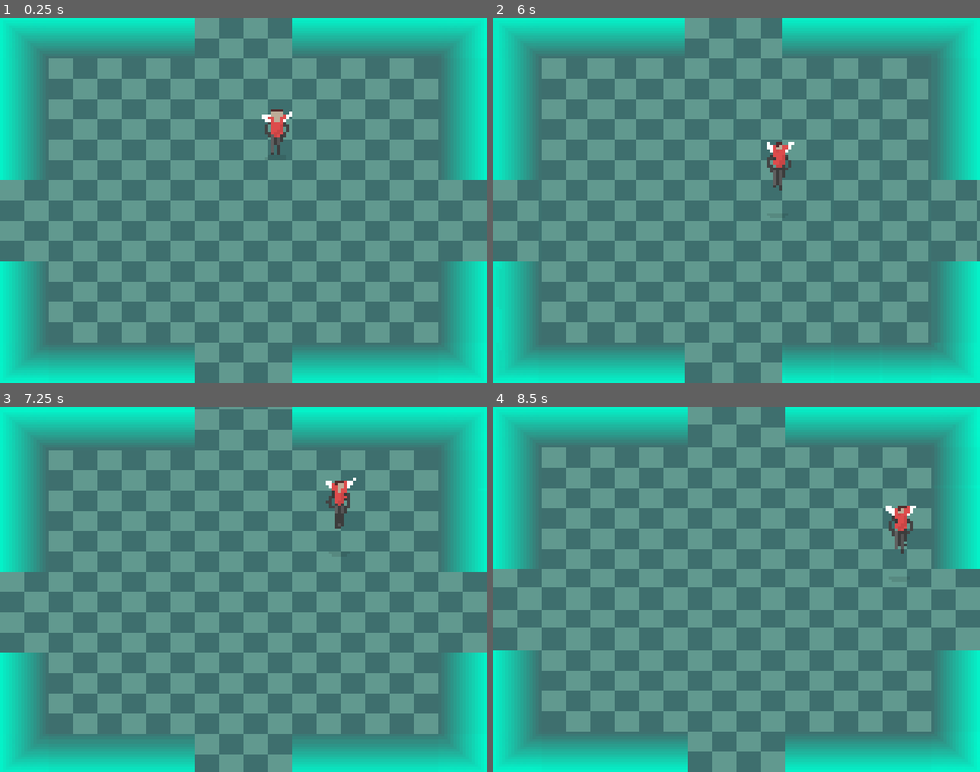
Above: before the commit, frames 1-4 (two rows, left to right).
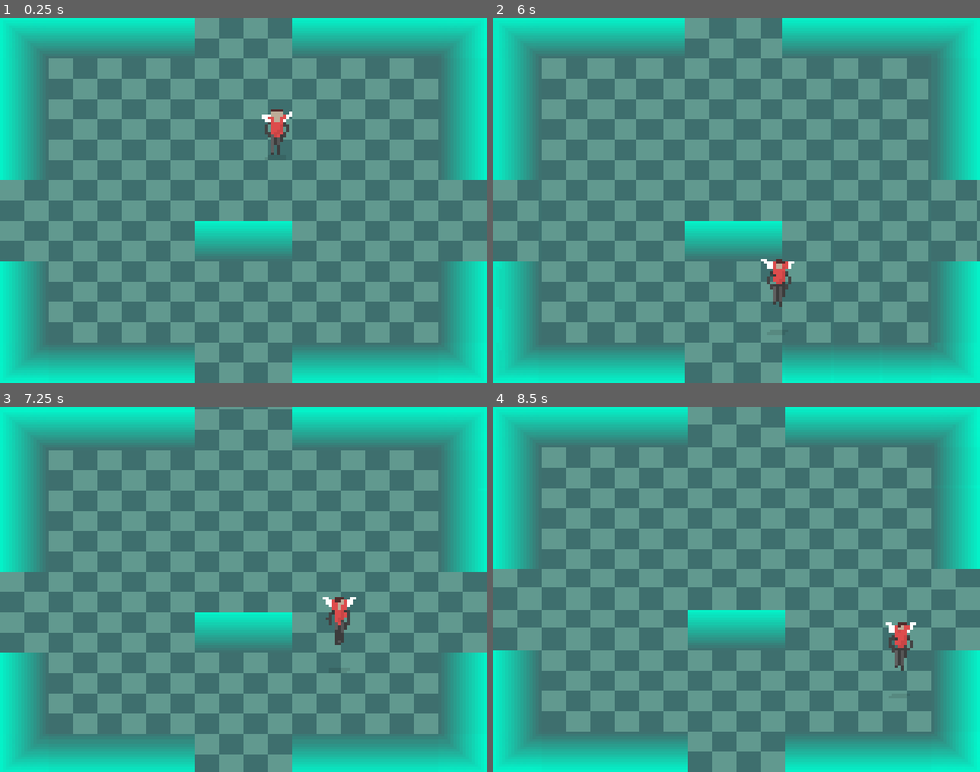
Above: after the commit, the same moments.

Repository: drsounds/game
Game: Godot game, scene res://Game/Scenes/Game.tscn
The game is run twice, just before and just after one commit, with the same random seed, the same clock (stepped at 60 frames per second) and the same inputs.
Inputs:
- Up to frame 1 (0.25 s): no input
- Up to frame 2 (6 s): tap Enter at 0.5 s; hold Right (ui_right) 0.53-1.28 s; hold Space (jump) 0.53-1.28 s; hold Down (ui_down) 1.28-2.03 s; tap Space (jump) at 1.35, 1.52, 1.82, 2.85, 3.02, 3.32, 4.35, 4.52, 4.82, 5.85 s; hold Right (ui_right) 2.03-2.78 s; hold Space (jump) 2.03-2.78 s; hold Up (ui_up) 2.78-3.53 s; hold Space (jump) 3.53-4.28 s; hold Left (ui_left) 3.53-5.03 s; hold Down (ui_down) 5.03-5.78 s; hold Space (jump) 5.03-5.78 s; hold Right (ui_right) from 5.78 s (still down)
- Up to frame 3 (7.25 s): tap Space (jump) at 6.02, 6.32 s; release Right (ui_right) at 6.53 s; hold Up (ui_up) from 6.53 s (still down); hold Space (jump) from 6.53 s (still down)
- Up to frame 4 (8.5 s): release Up (ui_up) at 7.28 s; release Space (jump) at 7.28 s; hold Right (ui_right) 7.28-8.03 s; tap Space (jump) at 7.35, 7.52, 7.82 s; hold Down (ui_down) from 8.03 s (still down); hold Space (jump) from 8.03 s (still down)

The runs differ from the first frame. In frame 1, 2.0% of the frame differs, in the area x 40-60%, y 55-67%; in frame 2, 2.8%; in frame 3, 2.8%, in the area x 40-74%, y 19-68%; in frame 4, 2.8%.

Commit message:
Working on down jumping

Diff:
--- a/Game/Scenes/OverworldEx/OverworldEx.tscn
+++ b/Game/Scenes/OverworldEx/OverworldEx.tscn
@@ -10,7 +10,7 @@
 tile_set = ExtResource( 1 )
 cell_size = Vector2( 16, 16 )
 format = 1
-tile_data = PoolIntArray( -589824, 4, 0, -589823, 5, 0, -589 …(3605 unchanged characters)… , 327682, 10, 0, 327683, 10, 0, 327684, 10, 0, 327685, 10, 0, 327686, 10, 0, 327687, 10, 0, 32768 …(4855 unchanged characters)…
+tile_data = PoolIntArray( -589824, 4, 0, -589823, 5, 0, -589 …(3605 unchanged characters)… , 327682, 10, 0, 327683, 10, 0, 327684, 5, 0, 327685, 5, 0, 327686, 10, 0, 327687, 10, 0, 32768 …(4855 unchanged characters)…
 
 [node name="Spawn_Start" type="Position2D" parent="."]
 position = Vector2( 90.7943, 49.1778 )
--- a/Game/Tilesets/TileSet.tres
+++ b/Game/Tilesets/TileSet.tres
@@ -1,44 +1,50 @@
-[gd_resource type="TileSet" load_steps=15 format=2]
+[gd_resource type="TileSet" load_steps=17 format=2]
 
 [ext_resource path="res://Game/Tilesets/tileset.png" type="Texture" id=1]
 
+[sub_resource type="ConvexPolygonShape2D" id=1]
+points = PoolVector2Array( 0, 0, 16, 0, 16, 16, 0, 16 )
+
+[sub_resource type="ConvexPolygonShape2D" id=2]
+points = PoolVector2Array( 16, 16, 0, 16, 0, 16, 16, 16 )
+
+[sub_resource type="ConvexPolygonShape2D" id=3]
+points = PoolVector2Array( 16, 16, 0, 16, 0, 0, 16, 0 )
+
+[sub_resource type="ConvexPolygonShape2D" id=4]
+points = PoolVector2Array( 16, 16, 0, 16, 0, 0, 16, 0 )
+
+[sub_resource type="ConvexPolygonShape2D" id=5]
+points = PoolVector2Array( 16, 16, 0, 16, 0, 0, 16, 0 )
+
+[sub_resource type="ConvexPolygonShape2D" id=6]
+points = PoolVector2Array( 16, 16, 0, 16, 0, 0, 16, 0 )
+
+[sub_resource type="ConvexPolygonShape2D" id=7]
+points = PoolVector2Array( 16, 16, 0, 16, 0, 16, 16, 16 )
+
+[sub_resource type="ConvexPolygonShape2D" id=8]
+points = PoolVector2Array( 16, 16, 0, 16, 0, 16, 16, 16 )
+
+[sub_resource type="ConvexPolygonShape2D" id=14]
+points = PoolVector2Array( 16, 0, 0, 0, 0, 0, 16, 0 )
+
+[sub_resource type="ConvexPolygonShape2D" id=15]
+points = PoolVector2Array( 16, 16, 0, 16, 0, 0, 16, 0 )
+
+[sub_resource type="ConvexPolygonShape2D" id=9]
+points = PoolVector2Array( 0, 0, 16, 0, 16, 16, 0, 16 )
+
+[sub_resource type="ConvexPolygonShape2D" id=10]
+points = PoolVector2Array( 16, 16, 0, 16, 0, 0, 16, 0 )
+
 [sub_resource type="ConvexPolygonShape2D" id=11]
-points = PoolVector2Array( 0, 0, 16, 0, 16, 16, 0, 16 )
+points = PoolVector2Array( 16, 16, 0, 16, 0, 0, 16, 0 )
 
 [sub_resource type="ConvexPolygonShape2D" id=12]
-points = PoolVector2Array( 16, 16, 0, 16, 0, 16, 16, 16 )
-
-[sub_resource type="ConvexPolygonShape2D" id=13]
-points = PoolVector2Array( 16, 16, 0, 16, 0, 0, 16, 0 )
-
-[sub_resource type="ConvexPolygonShape2D" id=14]
-points = PoolVector2Array( 16, 16, 0, 16, 0, 0, 16, 0 )
-
-[sub_resource type="ConvexPolygonShape2D" id=1]
-points = PoolVector2Array( 16, 16, 0, 16, 0, 0, 16, 0 )
-
-[sub_resource type="ConvexPolygonShape2D" id=2]
-points = PoolVector2Array( 16, 16, 0, 16, 0, 0, 16, 0 )
-
-[sub_resource type="ConvexPolygonShape2D" id=3]
-points = PoolVector2Array( 16, 16, 0, 16, 0, 16, 16, 16 )
-
-[sub_resource type="ConvexPolygonShape2D" id=4]
-points = PoolVector2Array( 16, 16, 0, 16, 0, 16, 16, 16 )
-
-[sub_resource type="ConvexPolygonShape2D" id=5]
-points = PoolVector2Array( 0, 0, 16, 0, 16, 16, 0, 16 )
-
-[sub_resource type="ConvexPolygonShape2D" id=6]
-points = PoolVector2Array( 16, 16, 0, 16, 0, 0, 16, 0 )
-
-[sub_resource type="ConvexPolygonShape2D" id=7]
-points = PoolVector2Array( 16, 16, 0, 16, 0, 0, 16, 0 )
-
-[sub_resource type="ConvexPolygonShape2D" id=10]
-points = PoolVector2Array( 16, 16, 0, 16, 0, 0, 16, 0 )
-
-[sub_resource type="GDScript" id=9]
+points = PoolVector2Array( 16, 16, 0, 16, 0, 0, 16, 0 )
+
+[sub_resource type="GDScript" id=13]
 
 [resource]
 resource_local_to_scene = true
@@ -52,14 +58,14 @@
 2/navigation_offset = Vector2( 0, 0 )
 2/shape_offset = Vector2( 0, 0 )
 2/shape_transform = Transform2D( 1, 0, 0, 1, 0, 0 )
-2/shape = SubResource( 1 )
+2/shape = SubResource( 5 )
 2/shape_one_way = false
 2/shape_one_way_margin = 1.0
 2/shapes = [ {
 "autotile_coord": Vector2( 0, 0 ),
 "one_way": false,
 "one_way_margin": 1.0,
-"shape": SubResource( 1 ),
+"shape": SubResource( 5 ),
 "shape_transform": Transform2D( 1, 0, 0, 1, 0, 0 )
 } ]
 2/z_index = 0
@@ -73,14 +79,14 @@
 3/navigation_offset = Vector2( 0, 0 )
 3/shape_offset = Vector2( 0, 0 )
 3/shape_transform = Transform2D( 1, 0, 0, 1, 0, 0 )
-3/shape = SubResource( 2 )
+3/shape = SubResource( 6 )
 3/shape_one_way = false
 3/shape_one_way_margin = 1.0
 3/shapes = [ {
 "autotile_coord": Vector2( 0, 0 ),
 "one_way": false,
 "one_way_margin": 1.0,
-"shape": SubResource( 2 ),
+"shape": SubResource( 6 ),
 "shape_transform": Transform2D( 1, 0, 0, 1, 0, 0 )
 } ]
 3/z_index = 0
@@ -115,14 +121,26 @@
 5/navigation_offset = Vector2( 0, 0 )
 5/shape_offset = Vector2( 0, 0 )
 5/shape_transform = Transform2D( 1, 0, 0, 1, 0, 0 )
-5/shape = SubResource( 4 )
+5/shape = SubResource( 8 )
 5/shape_one_way = false
 5/shape_one_way_margin = 1.0
 5/shapes = [ {
 "autotile_coord": Vector2( 0, 0 ),
 "one_way": false,
 "one_way_margin": 1.0,
-"shape": SubResource( 4 ),
+"shape": SubResource( 8 ),
+"shape_transform": Transform2D( 1, 0, 0, 1, 0, 0 )
+}, {
+"autotile_coord": Vector2( 0, 0 ),
+"one_way": false,
+"one_way_margin": 1.0,
+"shape": SubResource( 14 ),
+"shape_transform": Transform2D( 1, 0, 0, 1, 0, 0 )
+}, {
+"autotile_coord": Vector2( 0, 0 ),
+"one_way": false,
+"one_way_margin": 1.0,
+"shape": SubResource( 15 ),
 "shape_transform": Transform2D( 1, 0, 0, 1, 0, 0 )
 } ]
 5/z_index = 0
@@ -157,14 +175,14 @@
 7/navigation_offset = Vector2( 0, 0 )
 7/shape_offset = Vector2( 0, 0 )
 7/shape_transform = Transform2D( 1, 0, 0, 1, 0, 0 )
-7/shape = SubResource( 6 )
+7/shape = SubResource( 10 )
 7/shape_one_way = false
 7/shape_one_way_margin = 1.0
 7/shapes = [ {
 "autotile_coord": Vector2( 0, 0 ),
 "one_way": false,
 "one_way_margin": 1.0,
-"shape": SubResource( 6 ),
+"shape": SubResource( 10 ),
 "shape_transform": Transform2D( 1, 0, 0, 1, 0, 0 )
 } ]
 7/z_index = 0
@@ -178,14 +196,14 @@
 8/navigation_offset = Vector2( 0, 0 )
 8/shape_offset = Vector2( 0, 0 )
 8/shape_transform = Transform2D( 1, 0, 0, 1, 0, 0 )
-8/shape = SubResource( 7 )
+8/shape = SubResource( 11 )
 8/shape_one_way = false
 8/shape_one_way_margin = 1.0
 8/shapes = [ {
 "autotile_coord": Vector2( 0, 0 ),
 "one_way": false,
 "one_way_margin": 1.0,
-"shape": SubResource( 7 ),
+"shape": SubResource( 11 ),
 "shape_transform": Transform2D( 1, 0, 0, 1, 0, 0 )
 } ]
 8/z_index = 0
@@ -199,14 +217,14 @@
 9/navigation_offset = Vector2( 0, 0 )
 9/shape_offset = Vector2( 0, 0 )
 9/shape_transform = Transform2D( 1, 0, 0, 1, 0, 0 )
-9/shape = SubResource( 10 )
+9/shape = SubResource( 12 )
 9/shape_one_way = false
 9/shape_one_way_margin = 1.0
 9/shapes = [ {
 "autotile_coord": Vector2( 0, 0 ),
 "one_way": false,
 "one_way_margin": 1.0,
-"shape": SubResource( 10 ),
+"shape": SubResource( 12 ),
 "shape_transform": Transform2D( 1, 0, 0, 1, 0, 0 )
 } ]
 9/z_index = 0
@@ -276,14 +294,14 @@
 13/navigation_offset = Vector2( 0, 0 )
 13/shape_offset = Vector2( 0, 0 )
 13/shape_transform = Transform2D( 1, 0, 0, 1, 0, 0 )
-13/shape = SubResource( 13 )
+13/shape = SubResource( 3 )
 13/shape_one_way = false
 13/shape_one_way_margin = 1.0
 13/shapes = [ {
 "autotile_coord": Vector2( 0, 0 ),
 "one_way": false,
 "one_way_margin": 1.0,
-"shape": SubResource( 13 ),
+"shape": SubResource( 3 ),
 "shape_transform": Transform2D( 1, 0, 0, 1, 0, 0 )
 } ]
 13/z_index = 0
@@ -297,15 +315,15 @@
 14/navigation_offset = Vector2( 0, 0 )
 14/shape_offset = Vector2( 0, 0 )
 14/shape_transform = Transform2D( 1, 0, 0, 1, 0, 0 )
-14/shape = SubResource( 14 )
+14/shape = SubResource( 4 )
 14/shape_one_way = false
 14/shape_one_way_margin = 1.0
 14/shapes = [ {
 "autotile_coord": Vector2( 0, 0 ),
 "one_way": false,
 "one_way_margin": 1.0,
-"shape": SubResource( 14 ),
+"shape": SubResource( 4 ),
 "shape_transform": Transform2D( 1, 0, 0, 1, 0, 0 )
 } ]
 14/z_index = 0
-script = SubResource( 9 )
+script = SubResource( 13 )
--- a/Game/entities/Character.gd
+++ b/Game/entities/Character.gd
@@ -184,6 +184,30 @@
 
 func get_z():
 	return _z
+
+func jump_down(s, collider):
+	var tile_y = 0
+	var found_bottom = false
+	var position_2 = position
+	while not found_bottom:
+		position_2.y += 16
+		var tile_pos2 = collider.world_to_map(position_2)
+		# Find the colliding tile position
+
+		var tile2_id = collider.get_cellv(tile_pos2)
+		var shapes = collider.tile_set.tile_get_shapes(tile2_id)
+		var found_collision = false
+		for shape in shapes:
+			var shape2 = shape["shape"]
+			print(shape2.get_class())
+			if shape2.is_class('ConvexPolygonShape2D'):
+				found_collision = true
+				tile_y += 16
+		if not found_collision:
+			found_bottom = true
+	z_velocity += tile_y
+	self.global_position.y += tile_y
+
 
 func set_z(value):
 	_z = value
@@ -285,6 +309,13 @@
 						if self.x_velocity > 0:
 							jump()
 							jump_over(0.5, 0, .5, 0)
+					if tile_name == "tileset.png 2":
+						if self.x_velocity > 0:
+							jump()
+							jump_over(0.5, 0, .5, 0)
+					if tile_name == "tileset.png 5":
+						if self.y_velocity > 0:
+							jump_down(self, collider)
 
 					"""
 					var tile_pos = collider.world_to_map(position)
Not shown: 4 places in Game/Tilesets/TileSet.tres that only renumber resources
